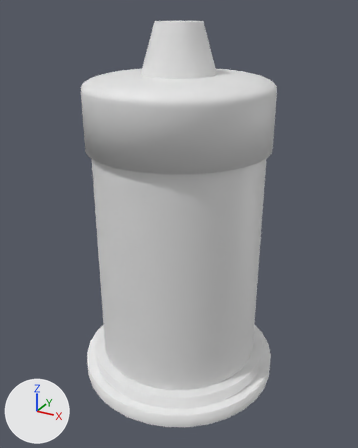
The FBX model Assets/3d/Hydraulics.fbx: old version first, new version second.
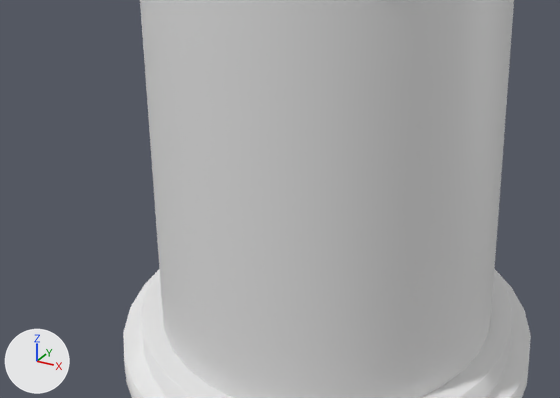
Each version appears first whole from a 50 mm lens placed at (0.308, -0.56, 1.673), pointed at (0.003, -0.005, 1.395), and next in a close-up on the part from 9% to 79% of the width and 45% to 85% of the height. Arrows for +X, +Y and +Z are at lower left; the lights stay in place. The older version's two pictures come first. Where no turn or scale is listed for an object, it has been applied to the vertices.

The first close-up shows 'Bottle', 'BottleBase'.
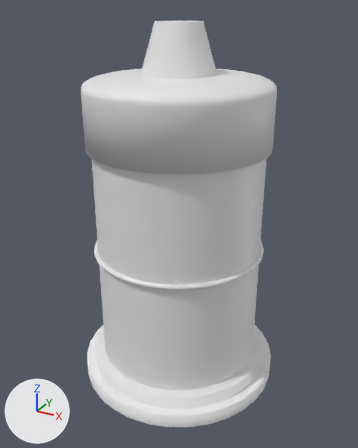
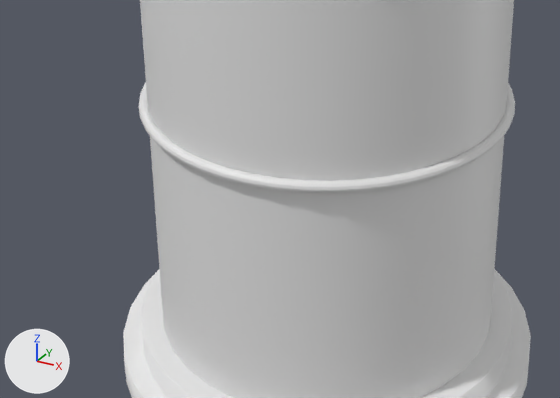
Commit message: upd hydro

Diff of the bpy script that builds the scene:
```diff
--- a/Assets/3d/Hydraulics.fbx.py
+++ b/Assets/3d/Hydraulics.fbx.py
@@ me_torus_002 @@
+me_torus_002.from_pydata(...)  # a torus around z (ring radius 0.116, tube radius 0.003) spanning x -0.12..0.12, y -0.12..0.12, z -0.003..0.003
@@ ob_range @@
+ob_range = bpy.data.objects.new('Range', me_torus_002)
+ob_range.location = (0.0, 0.0, 1.3597)
```

Location of each change, [x1, y1, x2, y2] in pixels of the close-ups (560 x 398 px):
'Range', added
    after: [138, 82, 515, 193]
